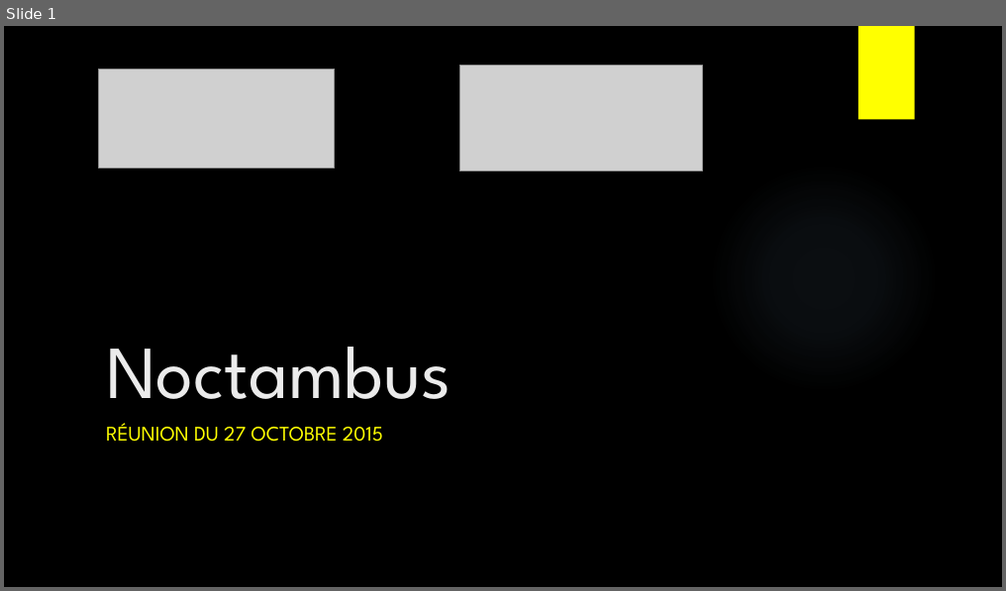
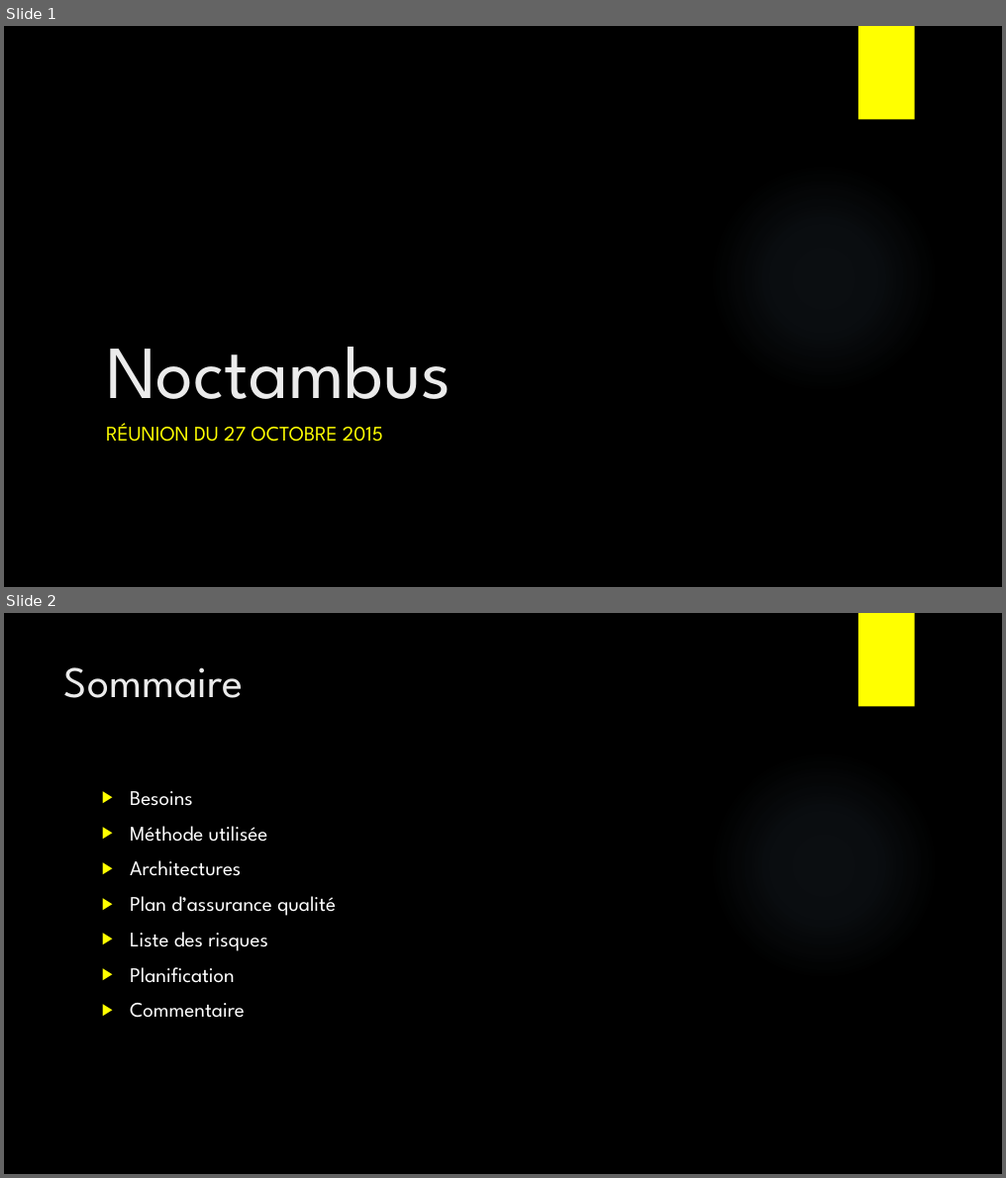
Before and after one commit to anthonypalama/Noctambus, a slide deck: Powerpoint/27.10.2015 - RdvGrep.pptx. Shown one above the other, each under a label of ours: slide 1 before the commit, slides 1 and 2 after it. The pictures are 1006x591 and 1006x1178 pixels, drawn with LibreOffice and Linux fonts; fonts in the diff are those of the drawing; grey boxes stand for pictures; background and template pictures are left out. Boxes give left, top, right and bottom in pixels: in the first picture for what was removed or moved away, otherwise in the second. Text is boxed around its words. In the diff, an @@ line names an element or a change of style, - is before the commit and + after.

```diff
--- a/Powerpoint/27.10.2015 - RdvGrep.pptx
+++ b/Powerpoint/27.10.2015 - RdvGrep.pptx
@@ slide 2 added at (4,613,1002,1174), background picture (left out); not listed: 2 template elements that a slide beside it also shows @@
@@ title added at (64,667,243,698), 42 pt, text #EBEBEB @@
+Sommaire
@@ text added at (130,791,336,1018), 20 pt, text #FFFFFF @@
+▶ Besoins
+▶ Méthode utilisée
+▶ Architectures
+▶ Plan d’assurance qualité
+▶ Liste des risques
+▶ Planification
+▶ Commentaire
@@ slide 1 changed as well @@
@@ picture removed at (98,69,334,168) @@
@@ picture removed at (460,65,703,172) @@
```
Also in this commit, not shown: 10 other slides added, 2 slides removed, 2 other files.
